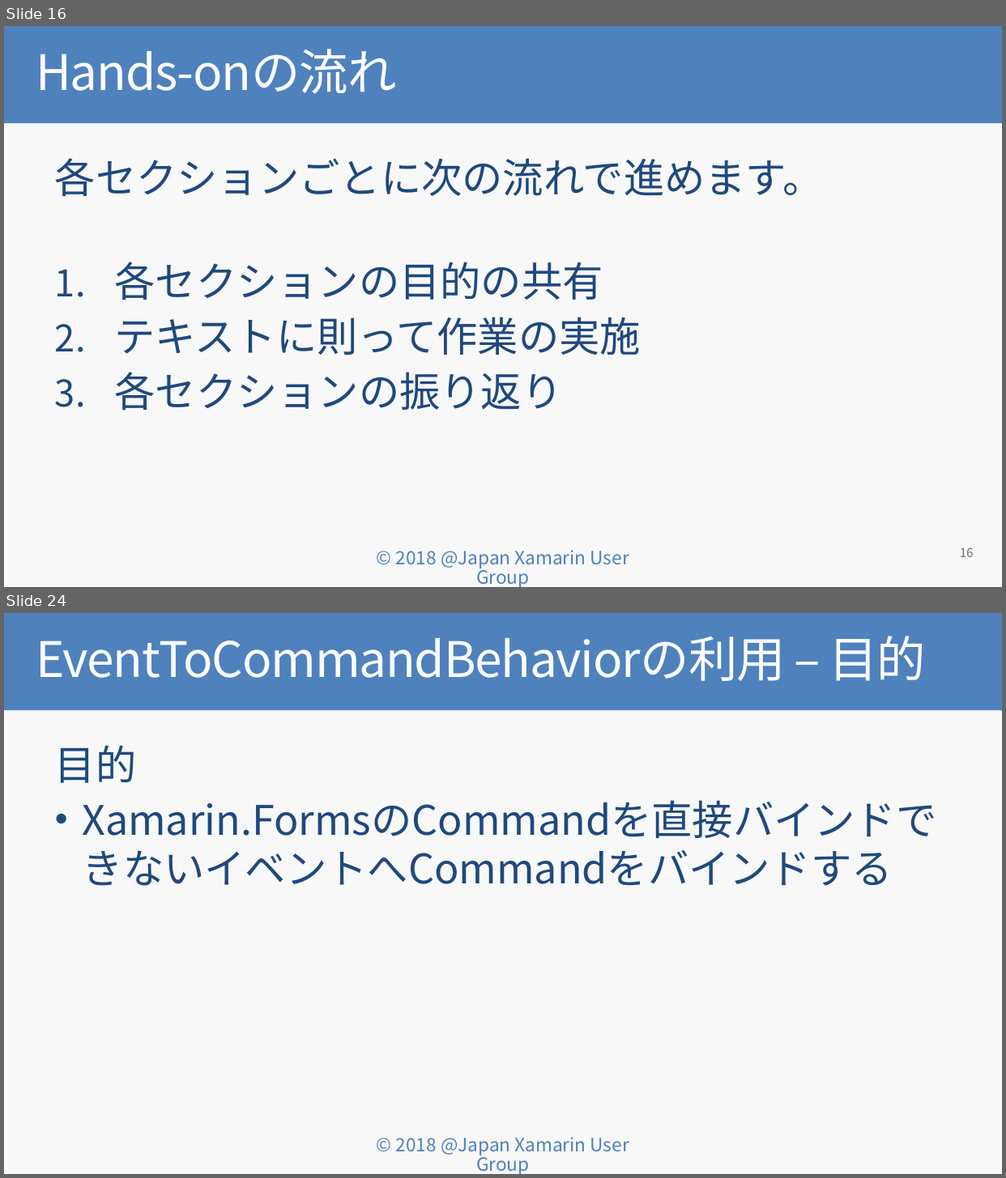
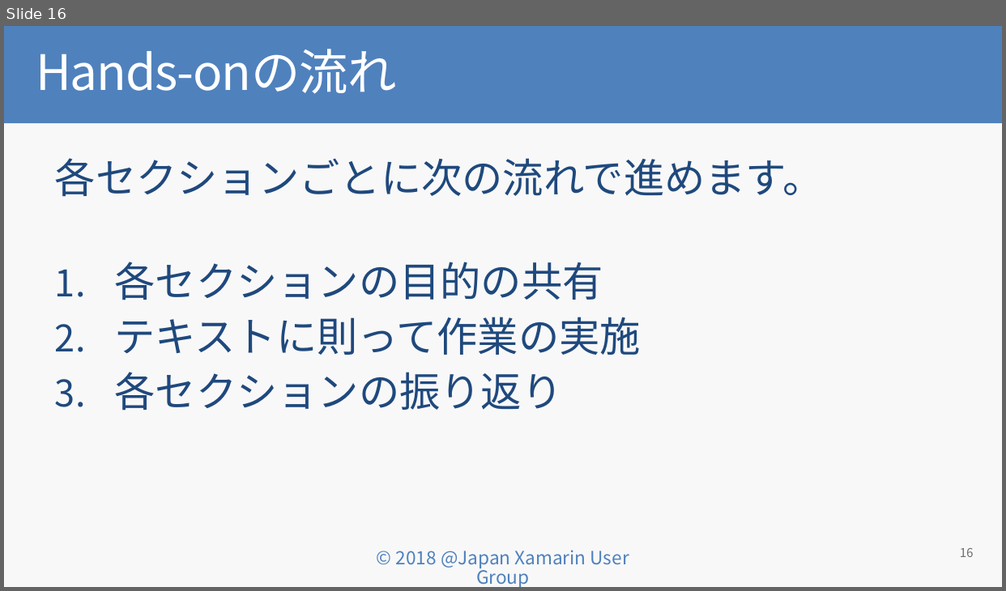
Before and after one commit to jxug/PrismHandsOn, a slide deck: Prism for Xamarin.Forms入門 Hands-on.pptx. Shown one above the other, each under a label of ours: slides 16 and 24 before the commit, slide 16 after it; the slides between them are not shown. The pictures are 1006x1178 and 1006x591 pixels, drawn with LibreOffice and Linux fonts; fonts in the diff are those of the drawing; background and template pictures are left out. Boxes give left, top, right and bottom in pixels: in the first picture for what was removed or moved away, otherwise in the second. Text is boxed around its words. In the diff, an @@ line names an element or a change of style, - is before the commit and + after.

```diff
--- a/Prism for Xamarin.Forms入門 Hands-on.pptx
+++ b/Prism for Xamarin.Forms入門 Hands-on.pptx
@@ slide 24 removed at [4, 613, 1002, 1174], background #F8F8F8; not listed: 1 template element that a slide beside it also shows @@
@@ title removed at [4, 613, 1002, 710] @@
-EventToCommandBehaviorの利用 – 目的
@@ text removed at [55, 745, 937, 838] @@
-目的
-• Xamarin.FormsのCommandを直接バインドできないイベントへCommandをバインドする
```
Also in this commit, not shown: 1 slide added, 50 other slides removed.
